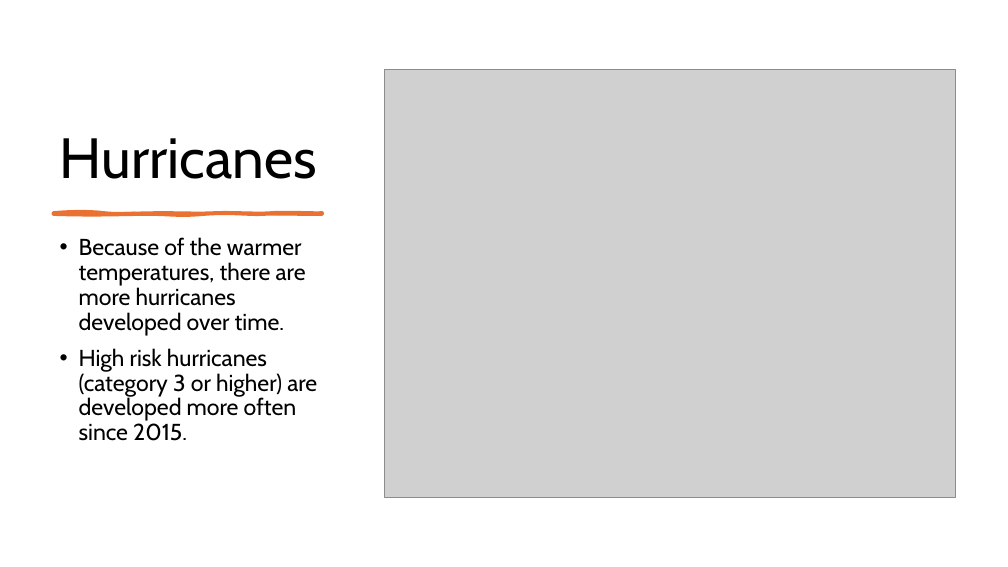
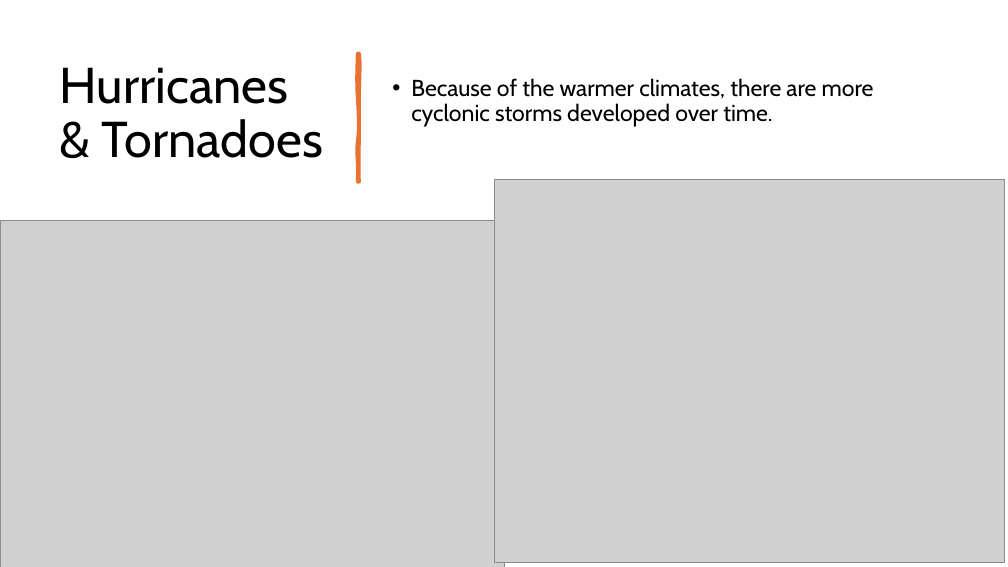
Before and after one commit to eddiexunyc/earth_temp_cyclone_data, a slide deck: slide 3 of DATA_608_Assignment_5_Eddie_Xu.pptx (slide 2 before the commit). Drawn at 1008x567 pixels with LibreOffice and Linux fonts; fonts in the diff are those of the drawing; grey boxes stand for pictures. Boxes give left, top, right and bottom in pixels: in the first picture for what was removed or moved away, otherwise in the second. Text is boxed around its words. In the diff, an @@ line names an element or a change of style, - is before the commit and + after.

```diff
--- a/DATA_608_Assignment_5_Eddie_Xu.pptx
+++ b/DATA_608_Assignment_5_Eddie_Xu.pptx
@@ title "Hurricanes & Tornadoes" at (x1=60, y1=67, x2=323, y2=158): vertical alignment bottom to middle @@
@@ freeform shape added at (x1=358, y1=53, x2=359, y2=181), fill #E97132, outline #E97132 3.25 pt @@
@@ text "Because of the warmer climates, ..." at (x1=411, y1=78, x2=874, y2=127): vertical alignment top to middle @@
@@ title at (x1=60, y1=67, x2=323, y2=158): text changed; size 54 to 48 pt @@
-Hurricanes
+Hurricanes & Tornadoes
@@ picture removed at (x1=385, y1=70, x2=956, y2=498) @@
@@ text at (x1=411, y1=78, x2=874, y2=127): text changed @@
-• Because of the warmer temperatures, there are more hurricanes developed over time.
-• High risk hurricanes (category 3 or higher) are developed more often since 2015.
+• Because of the warmer climates, there are more cyclonic storms developed over time.
@@ picture added at (x1=495, y1=180, x2=1005, y2=563) @@
@@ picture added at (x1=0, y1=221, x2=504, y2=567) @@
@@ freeform shape removed at (x1=53, y1=212, x2=322, y2=214) @@
```
Also in this commit, not shown: 2 other slides changed, 2 slides added, 1 slide removed, 12 other files.
